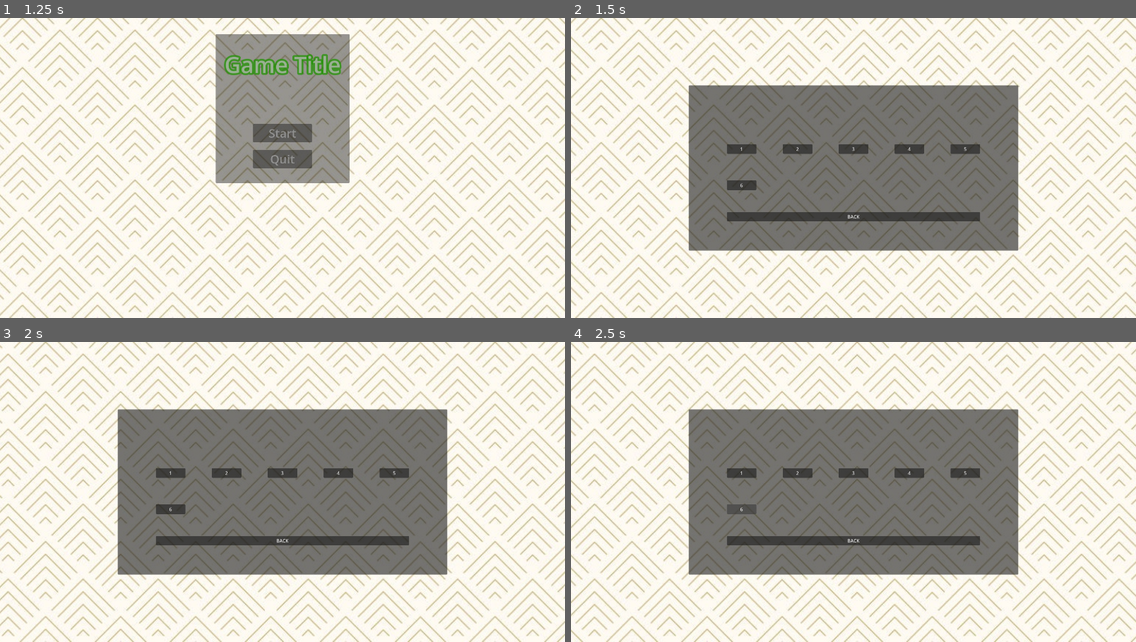
Above: before the commit, frames 1-4 (two rows, left to right).
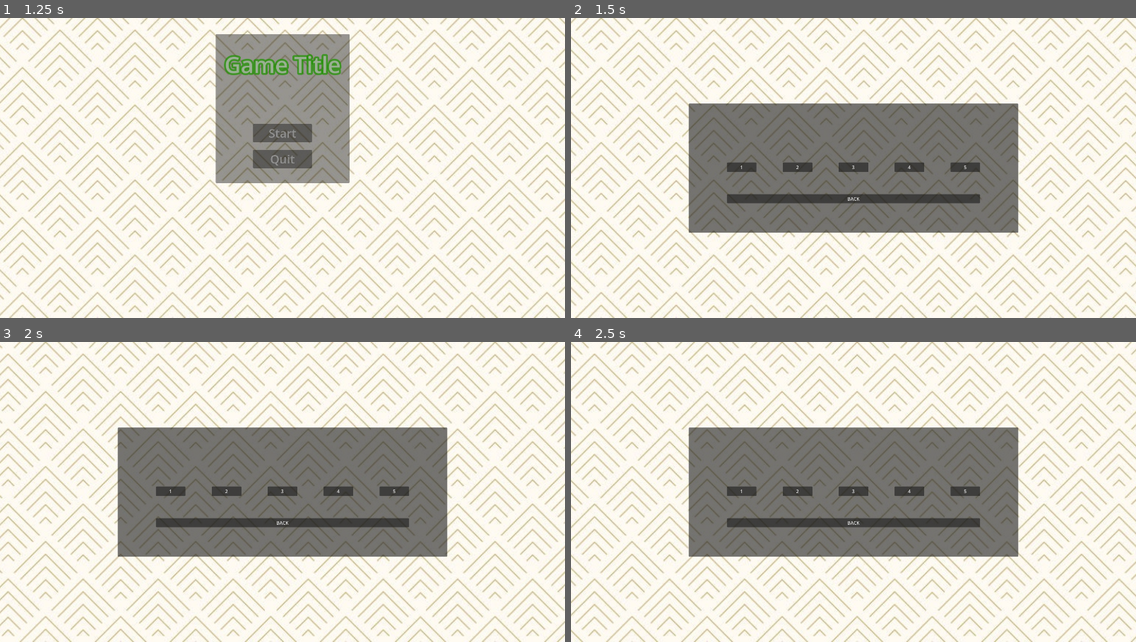
Above: after the commit, the same moments.

Repository: summer-game-jam/DAGDC_GameJam
Game: Godot game, scene res://Main/main.tscn
Same seed, same stepped clock (60 frames per second), same inputs: the game is played once before the commit and once after it.
Inputs (mouse positions are in pixels of both pictures, inside the frame that each line leads up to):
- Up to frame 1 (1.25 s): move the mouse to (406, 153) at 0.52 s; hold D (right) from 0.53 s (still down); click (406, 153) at 0.6 s; tap Space (jump) at 0.77 s
- Up to frame 2 (1.5 s): release D (right) at 1.25 s; click "Start" at 1.25 s
- Up to frame 3 (2 s): no input
- Up to frame 4 (2.5 s): move the mouse to (740, 507) at 2.02 s; hold D (right) from 2.03 s (still down); right-click (740, 507) at 2.1 s; tap Space (jump) at 2.27 s

Frame 1 is identical in both runs. In frame 2, 12% of the frame differs, in the area x 20-80%, y 22-78%; in frame 3, 12%; in frame 4, 12%.

Commit message:
Switch to production level directory

Diff:
--- a/Misc_Scripts/Scenes/level_loader.gd
+++ b/Misc_Scripts/Scenes/level_loader.gd
@@ -43,7 +43,6 @@
 		print(current_map)
 		ResourceLoader.load_threaded_request(current_map)
 		current_level_number = level
-
 		loading_level = true
 
 func deload_level() -> void:
--- a/Misc_Scripts/Scenes/level_select.gd
+++ b/Misc_Scripts/Scenes/level_select.gd
@@ -4,7 +4,7 @@
 signal level_request(level: int)
 signal main_menu_request
 
-var directory: String = "res://Main_Game_Features/Map/levels/debugLevels"
+var directory: String = "res://Main_Game_Features/Map/levels/productionLevels"
 var LevelButtonScene: PackedScene = preload("res://Main/menu_ui/controller/level_button.tscn")
 
 @onready var grid_container: GridContainer = $CenterContainer/PanelContainer/MarginContainer/VBoxContainer/GridContainer
@@ -25,8 +25,7 @@
 	var current_level_number: int = 1
 	for level in levels:
 		var button: LevelButton = LevelButtonScene.instantiate()
-		button.text = str(current_level_number)
-		button.level = current_level_number
+		button.set_level(current_level_number)
 		grid_container.add_child(button)
 		button.connect("level_button_selected", _on_level_button_selected)
 		current_level_number += 1
Not shown: 2 places in Main/menu_ui/controller/level_menu.tscn that only renumber resources
Not shown: 2 places in Main/menu_ui/controller/title_ui.tscn that only renumber resources
